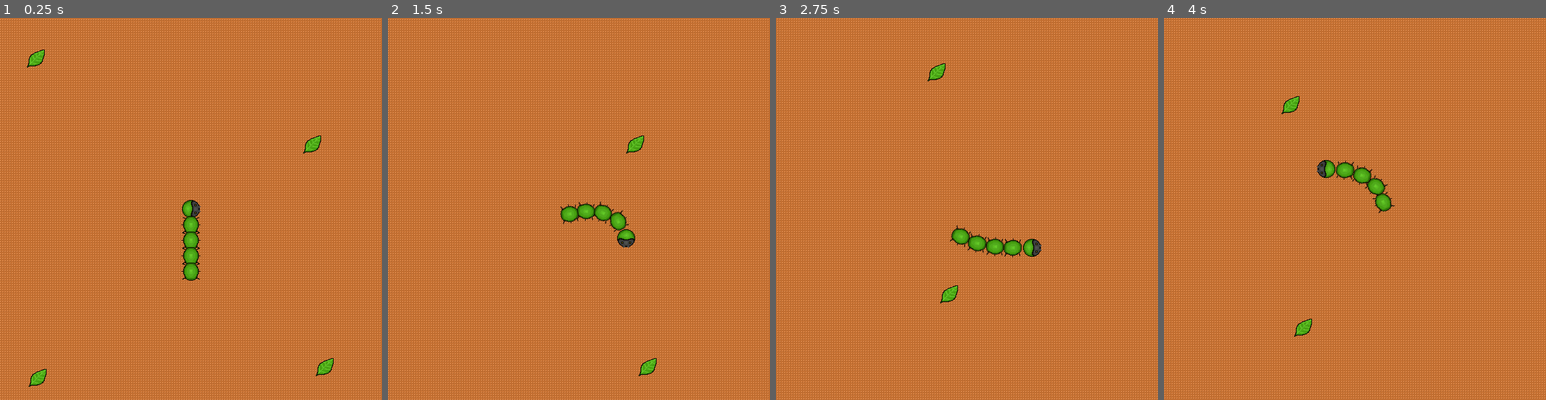
Above: before the commit, frames 1-4 (left to right).
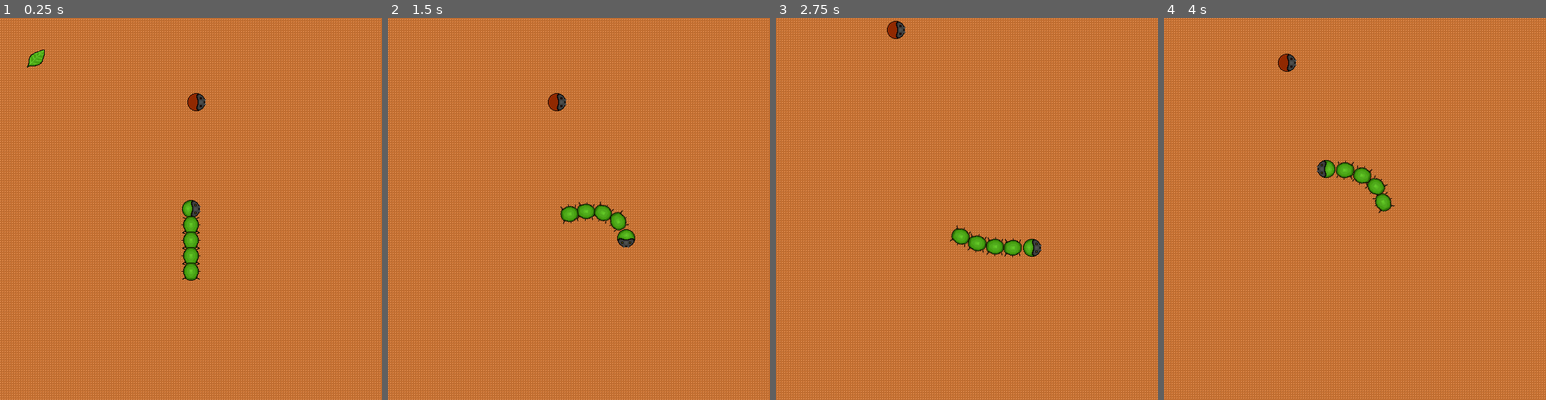
Above: after the commit, the same moments.

Repository: thatnick/grow-grow
Game: Godot game, scene res://scenes/Main.tscn
Two runs of this game, one before a commit and one after it. Both use one fixed random seed, a clock stepped at 60 frames per second and the inputs below.
Inputs:
- Up to frame 1 (0.25 s): no input
- Up to frame 2 (1.5 s): hold Right (ui_right) 0.53-1.28 s; hold Down (ui_down) from 1.28 s (still down)
- Up to frame 3 (2.75 s): release Down (ui_down) at 2.03 s; hold Right (ui_right) from 2.03 s (still down)
- Up to frame 4 (4 s): release Right (ui_right) at 2.78 s; hold Up (ui_up) 2.78-3.53 s; hold Left (ui_left) from 3.53 s (still down)

The runs differ from the first frame. In frame 1, 0.6% of the frame differs, in the area x 7-88%, y 19-97%; in frame 2, 0.5%; in frame 3, 0.5%; in frame 4, 0.5%.
Error after the commit: Invalid operands 'int' and 'float' in operator '%'. (res://scripts/Main.gd:20)

Commit message:
First attempt at random enemy generation (not working)

Diff:
--- a/scenes/Background.tscn
+++ b/scenes/Background.tscn
@@ -8,36 +8,45 @@
 [sub_resource type="RectangleShape2D" id=2]
 extents = Vector2( 24, 680 )
 
-[node name="Background" type="Sprite"]
+[sub_resource type="RectangleShape2D" id=3]
+extents = Vector2( 640, 640 )
+
+[node name="Background" type="Area2D"]
+
+[node name="Sprite" type="Sprite" parent="."]
 position = Vector2( 640, 640 )
 texture = ExtResource( 1 )
 region_enabled = true
 region_rect = Rect2( 0, 0, 1280, 1280 )
 
-[node name="TopBumper" type="StaticBody2D" parent="."]
+[node name="TopBumper" type="StaticBody2D" parent="Sprite"]
 position = Vector2( 7.99994, -656 )
 
-[node name="CollisionShape2D" type="CollisionShape2D" parent="TopBumper"]
+[node name="CollisionShape2D" type="CollisionShape2D" parent="Sprite/TopBumper"]
 position = Vector2( -32, 8 )
 shape = SubResource( 1 )
 
-[node name="BottomBumper" type="StaticBody2D" parent="."]
+[node name="BottomBumper" type="StaticBody2D" parent="Sprite"]
 position = Vector2( 15.9999, 656 )
 
-[node name="CollisionShape2D" type="CollisionShape2D" parent="BottomBumper"]
+[node name="CollisionShape2D" type="CollisionShape2D" parent="Sprite/BottomBumper"]
 position = Vector2( 0, -8 )
 shape = SubResource( 1 )
 
-[node name="LeftBumper" type="StaticBody2D" parent="."]
+[node name="LeftBumper" type="StaticBody2D" parent="Sprite"]
 position = Vector2( -664, 16 )
 
-[node name="CollisionShape2D" type="CollisionShape2D" parent="LeftBumper"]
+[node name="CollisionShape2D" type="CollisionShape2D" parent="Sprite/LeftBumper"]
 position = Vector2( 0, -16 )
 shape = SubResource( 2 )
 
-[node name="RightBumper" type="StaticBody2D" parent="."]
+[node name="RightBumper" type="StaticBody2D" parent="Sprite"]
 position = Vector2( 656, 0 )
 
-[node name="CollisionShape2D" type="CollisionShape2D" parent="RightBumper"]
+[node name="CollisionShape2D" type="CollisionShape2D" parent="Sprite/RightBumper"]
 position = Vector2( 7.99994, 24 )
 shape = SubResource( 2 )
+
+[node name="CollisionShape2D" type="CollisionShape2D" parent="."]
+position = Vector2( 640, 640 )
+shape = SubResource( 3 )
--- a/scenes/Enemy.gd
+++ b/scenes/Enemy.gd
@@ -10,6 +10,7 @@
 	rotation = dir.angle()
 
 func _physics_process(delta):
+	rotation = velocity.angle()
 	var collision = move_and_collide(velocity * delta)
 	if collision:
 		velocity = velocity.bounce(collision.normal)
--- a/scenes/Main.tscn
+++ b/scenes/Main.tscn
@@ -15,24 +15,13 @@
 [node name="Player" parent="." instance=ExtResource( 1 )]
 position = Vector2( 641.68, 640.206 )
 
+[node name="Enemy" parent="." instance=ExtResource( 4 )]
+position = Vector2( 638.628, 461.298 )
+
+[node name="EnemyTimer" parent="." instance=ExtResource( 5 )]
+
 [node name="Collectable" parent="." instance=ExtResource( 2 )]
 position = Vector2( 382.946, 386.837 )
 
-[node name="Collectable2" parent="." instance=ExtResource( 2 )]
-position = Vector2( 866.761, 903.972 )
-
-[node name="Collectable3" parent="." instance=ExtResource( 2 )]
-position = Vector2( 385.513, 921.883 )
-
-[node name="Collectable4" parent="." instance=ExtResource( 2 )]
-position = Vector2( 845.687, 531.243 )
-
-[node name="Enemy" parent="." instance=ExtResource( 4 )]
-position = Vector2( 66.243, 388.051 )
-
-[node name="EnemyTimer" parent="." instance=ExtResource( 5 )]
-
+[connection signal="collected" from="Collectable" to="." method="_on_Collectable_collected"]
 [connection signal="collected" from="Collectable" to="Player" method="_on_Collectable_collected"]
-[connection signal="collected" from="Collectable2" to="Player" method="_on_Collectable_collected"]
-[connection signal="collected" from="Collectable3" to="Player" method="_on_Collectable_collected"]
-[connection signal="collected" from="Collectable4" to="Player" method="_on_Collectable_collected"]
--- a/scripts/Main.gd
+++ b/scripts/Main.gd
@@ -1,4 +1,26 @@
 extends Node
 
+const NUM_COLLECTABLES = 20
+var collectable = preload("res://scenes/Collectable.tscn")
+onready var background_extents = $Background/CollisionShape2D.shape.extents
+onready var background_centre = $Background/CollisionShape2D.position
+onready var test = $Background/Sprite.get_rect()
+
 func _ready():
-	pass
+	randomize()
+	print("rect is " + str(test))
+	for i in NUM_COLLECTABLES:
+		spawn(collectable)
+
+func _on_Collectable_collected(value):
+	spawn(collectable)
+
+func spawn(scene):
+	var new_collectable = scene.instance()
+	var pos_in_extents = Vector2(
+		(randi() % background_extents.x) - (background_extents.x/2) + background_centre.x,
+		(randi() % background_extents.y) - (background_extents.y/2) + background_centre.y
+	)
+
+	new_collectable.position = pos_in_extents
+	add_child(new_collectable)
Not shown: 1 places in scenes/Background.tscn that only renumber resources
